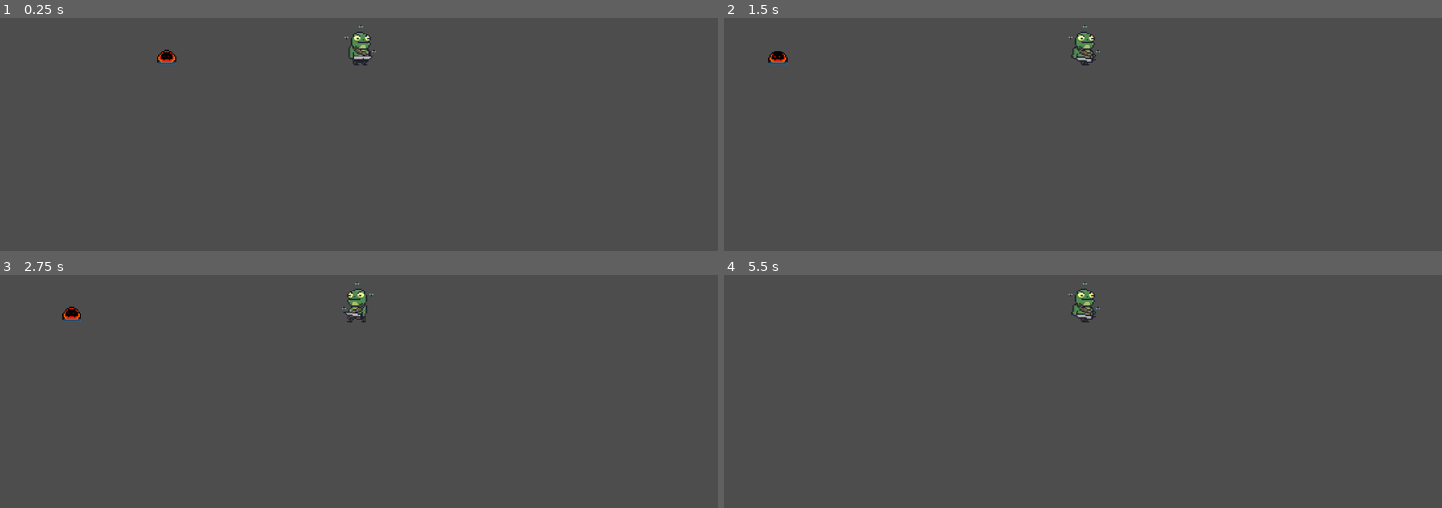
Above: before the commit, frames 1-4 (two rows, left to right).
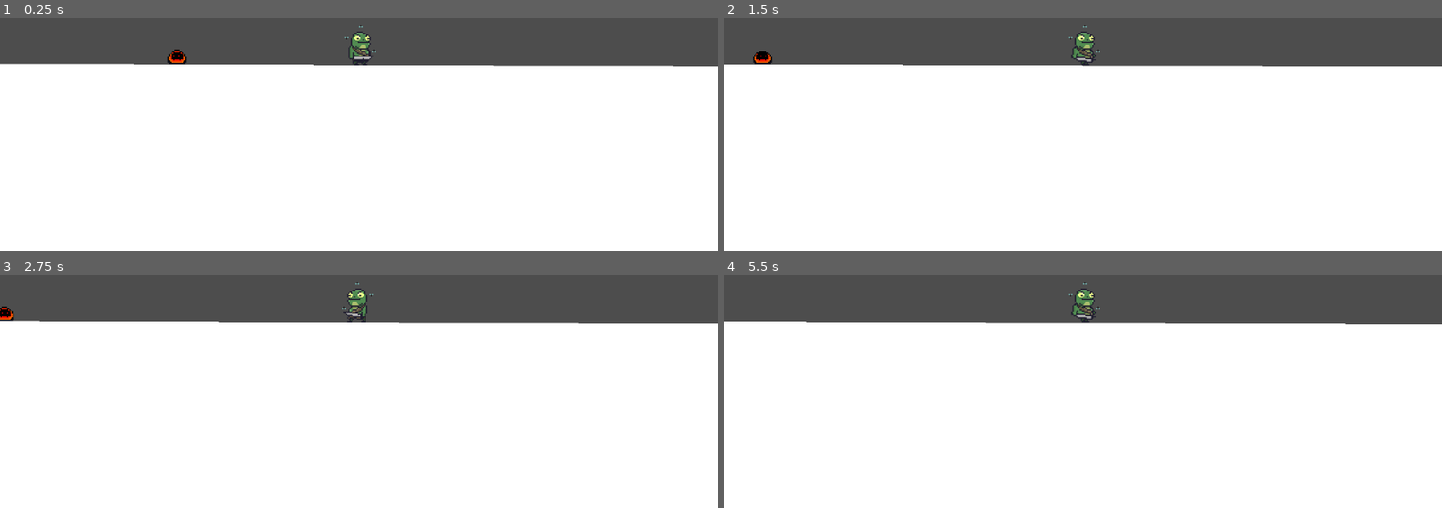
Above: after the commit, the same moments.

Repository: CAHSI-Game-Studios/Metroidvania-Rat-Game
Game: Godot game, scene res://scenes/temp_main.tscn
Same seed, same stepped clock (60 frames per second), same inputs: the game is played once before the commit and once after it.
Inputs:
- Up to frame 1 (0.25 s): no input
- Up to frame 2 (1.5 s): tap Enter (ui_accept) at 0.5, 0.77 s; hold D (right) from 0.53 s (still down)
- Up to frame 3 (2.75 s): tap Enter (ui_accept) at 1.52 s; release D (right) at 2.03 s; hold A (left) from 2.03 s (still down)
- Up to frame 4 (5.5 s): release A (left) at 2.78 s; hold D (right) 2.78-4.28 s; tap Enter (ui_accept) at 3.02, 3.77, 4.52 s; hold A (left) 4.28-5.03 s; hold D (right) from 5.03 s (still down)

The runs differ from the first frame. In frame 1, 80% of the frame differs, in the area x 0-100%, y 13-100%; in frame 2, 80%; in frame 3, 80%; in frame 4, 79%.

Commit message:
added random movement, fixed faulty logic, implemented enemy hurting function
-Added 'wandering' effect to the enemy based on rng.
-Added player() method so that enemies would get hurt.
-Shifted hurtbox up to create a Mario 'only takes damage from above' feel.
-Changed position to velocity for reasons we can discuss later.
-Made healthbar green and fixed a minor logic error.

Diff:
--- a/scenes/enemy.tscn
+++ b/scenes/enemy.tscn
@@ -133,6 +133,7 @@
 radius = 6.0
 
 [sub_resource type="CircleShape2D" id="CircleShape2D_8127e"]
+radius = 5.5354
 
 [node name="Enemy" type="CharacterBody2D"]
 script = ExtResource("1_n5qex")
@@ -155,6 +156,8 @@
 shape = SubResource("CircleShape2D_0atd0")
 
 [node name="enemy_hitbox" type="Area2D" parent="."]
+position = Vector2(0, -5)
+scale = Vector2(1, 0.296296)
 
 [node name="CollisionShape2D" type="CollisionShape2D" parent="enemy_hitbox"]
 position = Vector2(0, -1)
@@ -164,11 +167,11 @@
 wait_time = 0.5
 
 [node name="healthbar" type="ProgressBar" parent="."]
-modulate = Color(0.263066, 0.621451, 0.921589, 1)
-offset_left = -7.0
-offset_top = 6.0
-offset_right = 143.0
-offset_bottom = 33.0
+modulate = Color(0.192157, 0.709804, 0.129412, 1)
+offset_left = -8.0
+offset_top = -13.0
+offset_right = 142.0
+offset_bottom = 14.0
 scale = Vector2(0.1, 0.1)
 value = 100.0
 show_percentage = false
--- a/scenes/temp_main.tscn
+++ b/scenes/temp_main.tscn
@@ -20,3 +20,6 @@
 
 [node name="Enemy" parent="." instance=ExtResource("2_uxk6b")]
 position = Vector2(412, 387)
+
+[node name="Polygon2D" type="Polygon2D" parent="."]
+polygon = PackedVector2Array(0, 401, 1, 642, 1154, 647, 1153, 405)
--- a/scripts/enemy.gd
+++ b/scripts/enemy.gd
@@ -1,10 +1,10 @@
 extends CharacterBody2D
 
-
+@onready var healthbar: ProgressBar = $healthbar
 var speed = 35
 var player_chase = false
 var player = null
-
+var direction = 1
 var health = 100
 var player_inattack_zone = false
 var can_take_damage = true
@@ -21,7 +21,7 @@
 
 
 	if player_chase:
-		position += (player.position - position)/speed
+		velocity.x = speed * sign(player.position.x - position.x)
 
 		$AnimatedSprite2D.play("walk")
 
@@ -30,11 +30,18 @@
 		else:
 			$AnimatedSprite2D.flip_h = false
 	else:
+		velocity.x = speed * direction
+		if randi_range(0,150) == 1:
+			change_direction()
 		$AnimatedSprite2D.play("idle")
-
+	if sign(velocity.x) == 1:
+		$AnimatedSprite2D.flip_h = false
+	else:
+		$AnimatedSprite2D.flip_h = true
 	move_and_slide()
 
-
+func change_direction():
+	direction *= -1
 func _on_detection_area_body_entered(body):
 	player = body
 	player_chase = true
@@ -76,11 +83,8 @@
 	can_take_damage = true
 
 func update_health():
-	var healthbar = $healthbar
-
 	healthbar.value = health
-
-	if health > 100:
+	if health >= 100:
 		healthbar.visible = false
 	else:
 		healthbar.visible = true
--- a/scripts/temp_player.gd
+++ b/scripts/temp_player.gd
@@ -34,3 +34,6 @@
 		animation.flip_h = false
 
 	move_and_slide()
+
+func player():
+	pass
